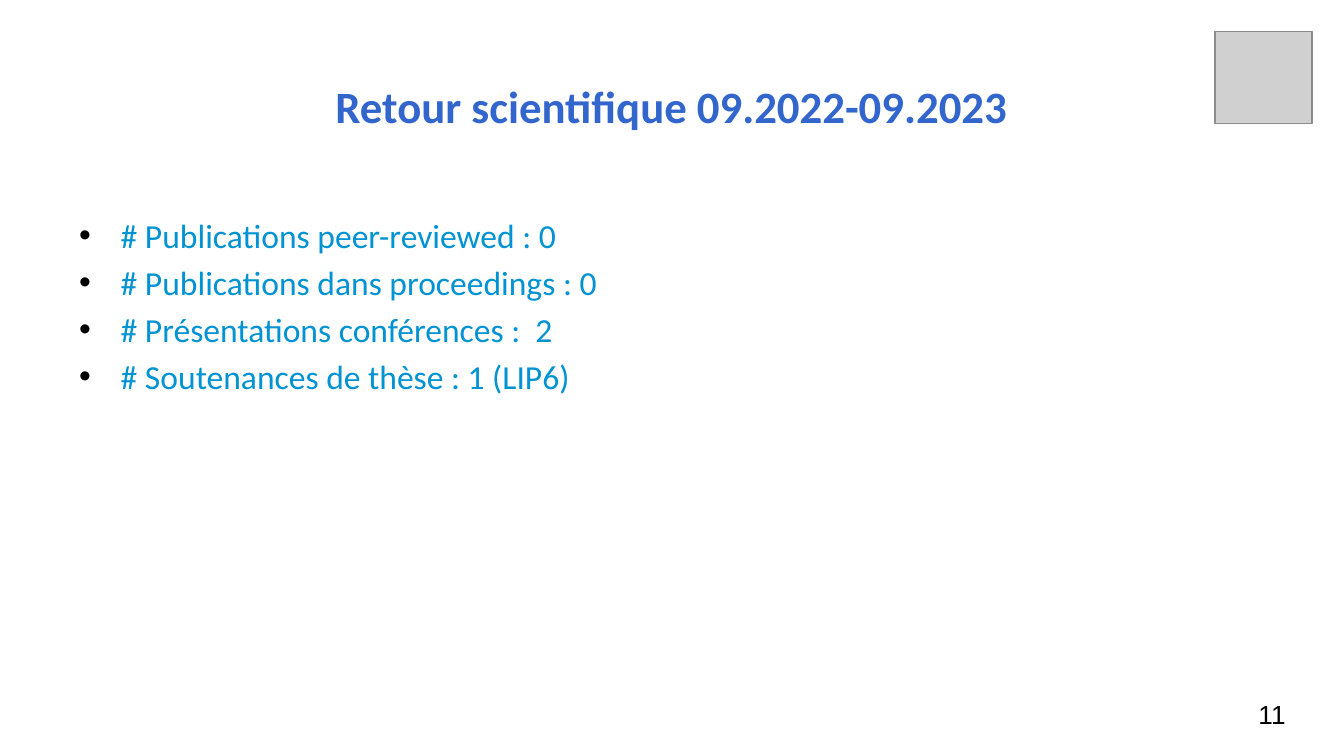
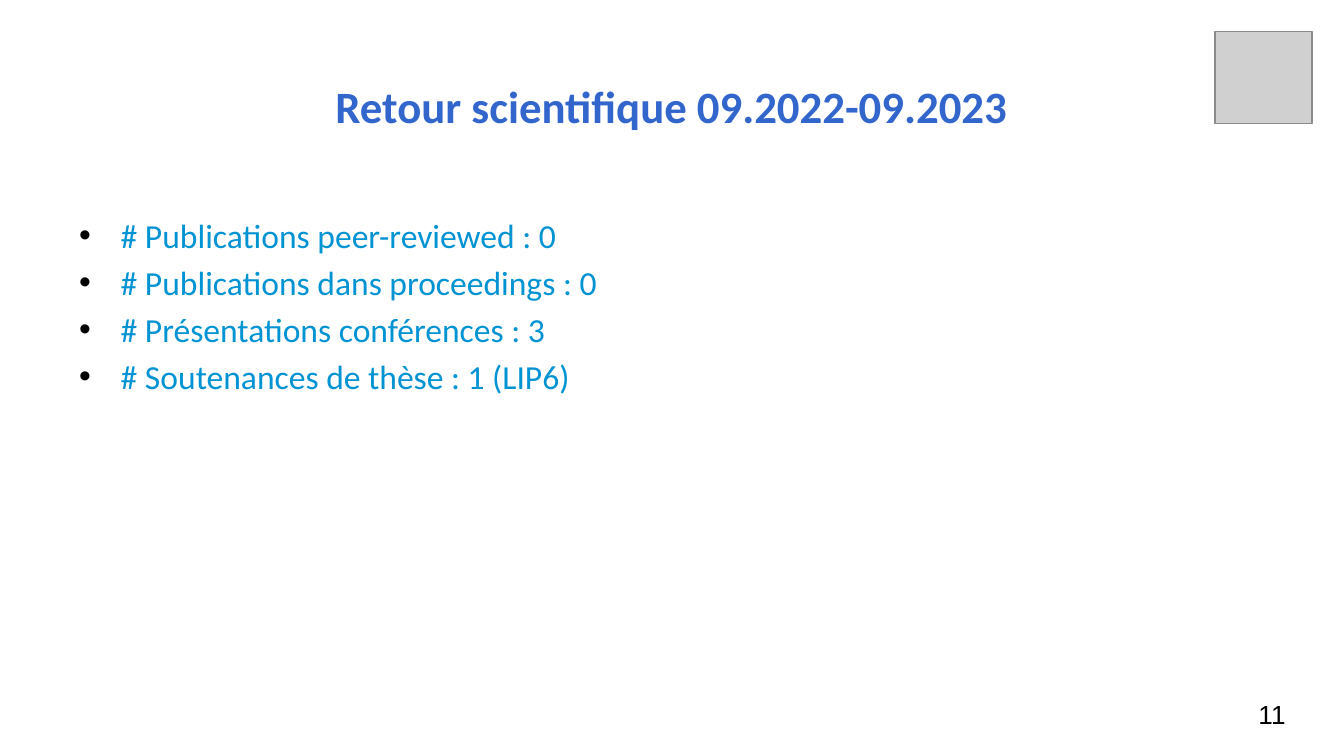
Before and after one commit to fjammes/misc, a slide deck: slide 11 of decalog/decalog-entretien-2024.odp. Drawn at 1344x756 pixels with LibreOffice and Linux fonts; fonts in the diff are those of the drawing; grey boxes stand for pictures. Boxes give left, top, right and bottom in pixels: in the first picture for what was removed or moved away, otherwise in the second. Text is boxed around its words. In the diff, an @@ line names an element or a change of style, - is before the commit and + after.

```diff
--- a/decalog/decalog-entretien-2024.odp
+++ b/decalog/decalog-entretien-2024.odp
@@ text at box(145, 319, 545, 343): text changed @@
-• # Présentations conférences : 2
+• # Présentations conférences : 3
```
Also in this commit, not shown: 2 other slides changed, 1 other file.
